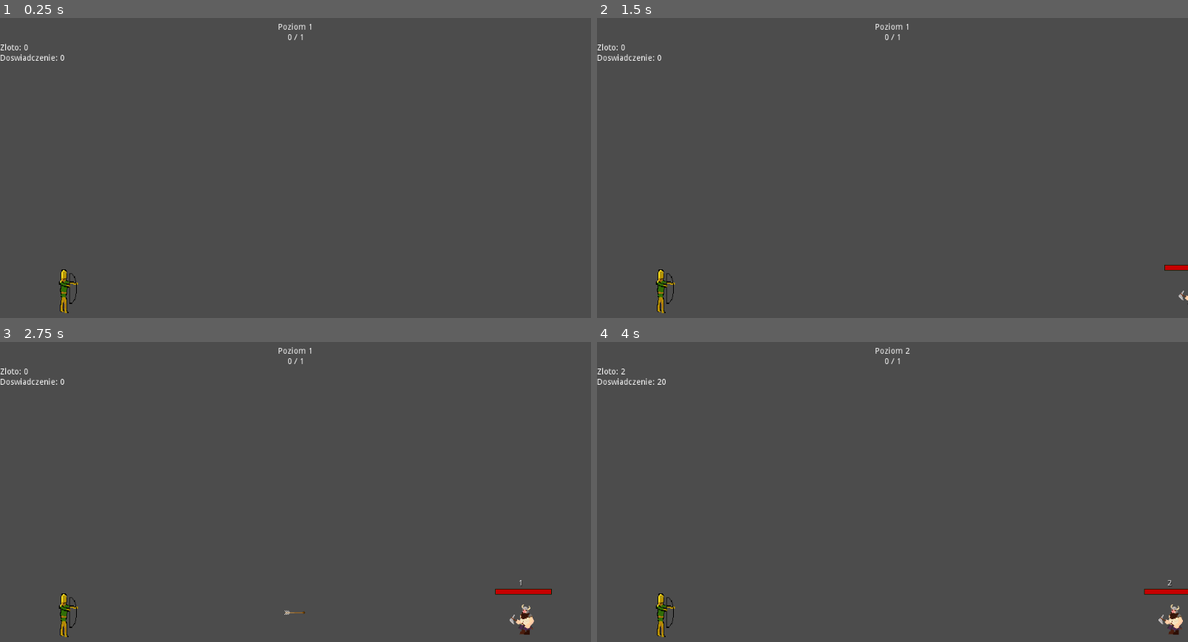
Above: before the commit, frames 1-4 (two rows, left to right).
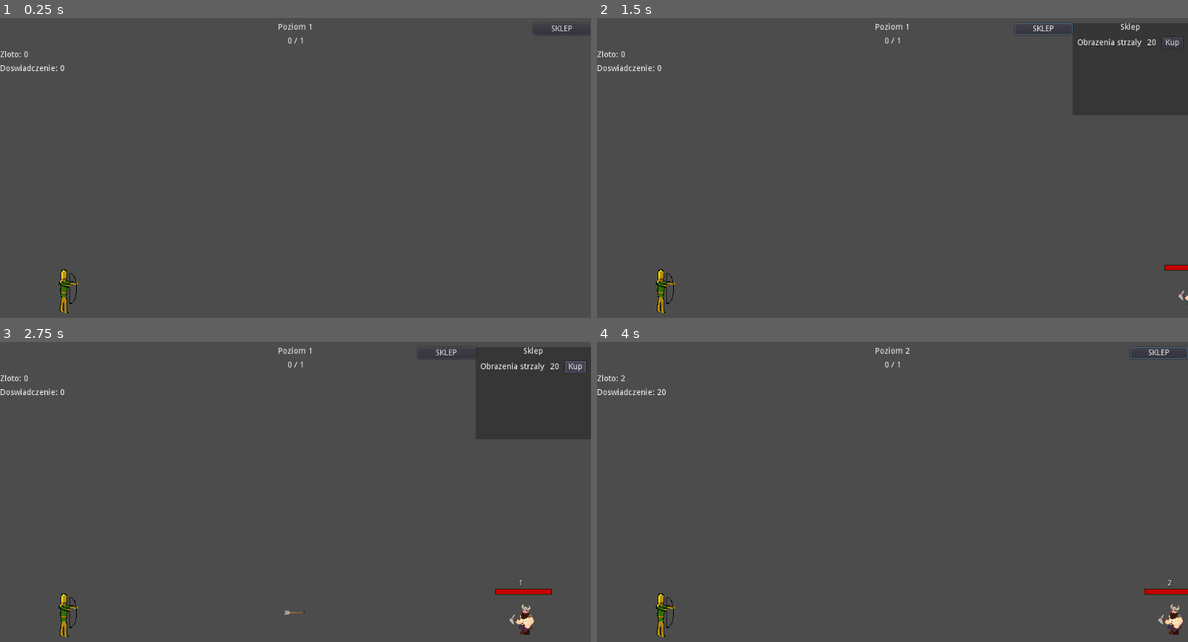
Above: after the commit, the same moments.

Repository: Flying-Octopus-Team/Asterielle
Game: Godot game, scene res://Scenes/World.tscn
The game is run twice, just before and just after one commit, with the same random seed, the same clock (stepped at 60 frames per second) and the same inputs.
Inputs (mouse positions are in pixels of both pictures, inside the frame that each line leads up to):
- Up to frame 1 (0.25 s): no input
- Up to frame 2 (1.5 s): click (1158, 30) at 0.5 s, where only the run after the commit has a clickable "SKLEP"; click (1158, 30) at 1.25 s, where only the run after the commit has a clickable "SKLEP"
- Up to frame 3 (2.75 s): click (573, 366) at 2 s, where only the run after the commit has a clickable "Kup"
- Up to frame 4 (4 s): click (1170, 366) at 2.75 s, where only the run after the commit has a clickable "Kup"; click (1046, 354) at 3.5 s, where only the run after the commit has a clickable "SKLEP"

The runs differ from the first frame. In frame 1, 0.4% of the frame differs, in the area x 0-100%, y 2-18%; in frame 2, 0.6%, in the area x 0-100%, y 1-18%; in frame 3, 0.6%; in frame 4, 0.4%.

Commit message:
Add basic shop view

Diff:
--- a/Scenes/World.tscn
+++ b/Scenes/World.tscn
@@ -1,10 +1,11 @@
-[gd_scene load_steps=6 format=2]
+[gd_scene load_steps=7 format=2]
 
 [ext_resource path="res://Scripts/World.gd" type="Script" id=1]
 [ext_resource path="res://Scripts/GameData.gd" type="Script" id=2]
 [ext_resource path="res://Scripts/LevelManager.gd" type="Script" id=3]
 [ext_resource path="res://Scenes/Elf.tscn" type="PackedScene" id=4]
 [ext_resource path="res://Scenes/DwarvesSpawner.tscn" type="PackedScene" id=5]
+[ext_resource path="res://Scripts/Shop.gd" type="Script" id=6]
 
 [node name="World" type="Node2D"]
 script = ExtResource( 1 )
@@ -37,7 +38,8 @@
 
 [node name="VBoxContainer" type="VBoxContainer" parent="UI/MarginContainer"]
 margin_right = 1025.0
-margin_bottom = 72.0
+margin_bottom = 96.0
+custom_constants/separation = 10
 
 [node name="CenterContainer" type="CenterContainer" parent="UI/MarginContainer/VBoxContainer"]
 margin_right = 1025.0
@@ -50,9 +52,9 @@
 text = "Poziom 10"
 
 [node name="CenterContainer2" type="CenterContainer" parent="UI/MarginContainer/VBoxContainer"]
-margin_top = 18.0
+margin_top = 24.0
 margin_right = 1025.0
-margin_bottom = 32.0
+margin_bottom = 38.0
 
 [node name="KilledDwarvesLabel" type="Label" parent="UI/MarginContainer/VBoxContainer/CenterContainer2"]
 margin_left = 494.0
@@ -62,21 +64,90 @@
 
 [node name="MarginContainer" type="MarginContainer" parent="UI/MarginContainer/VBoxContainer"]
 margin_left = 40.0
-margin_top = 36.0
+margin_top = 48.0
 margin_right = 1025.0
-margin_bottom = 68.0
+margin_bottom = 62.0
 
-[node name="VBoxContainer" type="VBoxContainer" parent="UI/MarginContainer/VBoxContainer/MarginContainer"]
-margin_right = 985.0
-margin_bottom = 32.0
-
-[node name="GoldLabel" type="Label" parent="UI/MarginContainer/VBoxContainer/MarginContainer/VBoxContainer"]
+[node name="GoldLabel" type="Label" parent="UI/MarginContainer/VBoxContainer/MarginContainer"]
 margin_right = 985.0
 margin_bottom = 14.0
 text = "Zloto: 100"
 
-[node name="XpLabel" type="Label" parent="UI/MarginContainer/VBoxContainer/MarginContainer/VBoxContainer"]
-margin_top = 18.0
+[node name="MarginContainer2" type="MarginContainer" parent="UI/MarginContainer/VBoxContainer"]
+margin_left = 40.0
+margin_top = 72.0
+margin_right = 1025.0
+margin_bottom = 86.0
+
+[node name="XpLabel" type="Label" parent="UI/MarginContainer/VBoxContainer/MarginContainer2"]
 margin_right = 985.0
-margin_bottom = 32.0
+margin_bottom = 14.0
 text = "Doswiadczenie: 100"
+
+[node name="Shop" type="Control" parent="UI"]
+anchor_right = 1.0
+anchor_bottom = 1.0
+margin_left = 1024.0
+margin_right = 1024.0
+script = ExtResource( 6 )
+
+[node name="ShopOpenCloseBtn" type="Button" parent="UI/Shop"]
+anchor_top = 1.0
+anchor_right = 1.0
+anchor_bottom = 1.0
+margin_left = -100.0
+margin_top = 40.0
+margin_bottom = 40.0
+text = "SKLEP"
+
+[node name="MarginContainer" type="MarginContainer" parent="UI/Shop"]
+anchor_right = 1.0
+anchor_bottom = 1.0
+margin_top = 40.0
+margin_right = 200.0
+margin_bottom = 200.0
+
+[node name="ColorRect" type="ColorRect" parent="UI/Shop/MarginContainer"]
+margin_right = 200.0
+margin_bottom = 200.0
+color = Color( 0, 0, 0, 0.286275 )
+
+[node name="VBoxContainer" type="VBoxContainer" parent="UI/Shop/MarginContainer"]
+margin_right = 200.0
+margin_bottom = 160.0
+custom_constants/separation = 10
+
+[node name="ShopLabel" type="Label" parent="UI/Shop/MarginContainer/VBoxContainer"]
+margin_right = 200.0
+margin_bottom = 14.0
+text = "Sklep"
+align = 1
+
+[node name="Item" type="HBoxContainer" parent="UI/Shop/MarginContainer/VBoxContainer"]
+margin_top = 24.0
+margin_right = 200.0
+margin_bottom = 44.0
+grow_horizontal = 0
+custom_constants/separation = 10
+alignment = 1
+
+[node name="Name" type="Label" parent="UI/Shop/MarginContainer/VBoxContainer/Item"]
+margin_left = 8.0
+margin_top = 3.0
+margin_right = 119.0
+margin_bottom = 17.0
+text = "Obrazenia strzaly"
+
+[node name="Price" type="Label" parent="UI/Shop/MarginContainer/VBoxContainer/Item"]
+margin_left = 129.0
+margin_top = 3.0
+margin_right = 145.0
+margin_bottom = 17.0
+text = "20"
+
+[node name="ArrowDmgBuyBtn" type="Button" parent="UI/Shop/MarginContainer/VBoxContainer/Item"]
+margin_left = 155.0
+margin_right = 191.0
+margin_bottom = 20.0
+text = "Kup"
+[connection signal="pressed" from="UI/Shop/ShopOpenCloseBtn" to="UI/Shop" method="_on_ShopOpenCloseBtn_pressed"]
--- /dev/null
+++ b/Scripts/Shop.gd
@@ -0,0 +1,14 @@
+extends Control
+
+var opened : bool = false
+
+func _ready():
+	pass
+
+func _on_ShopOpenCloseBtn_pressed():
+	if opened:
+		rect_position.x = 824
+		opened = false
+	else:
+		rect_position.x = 1024
+		opened = true
